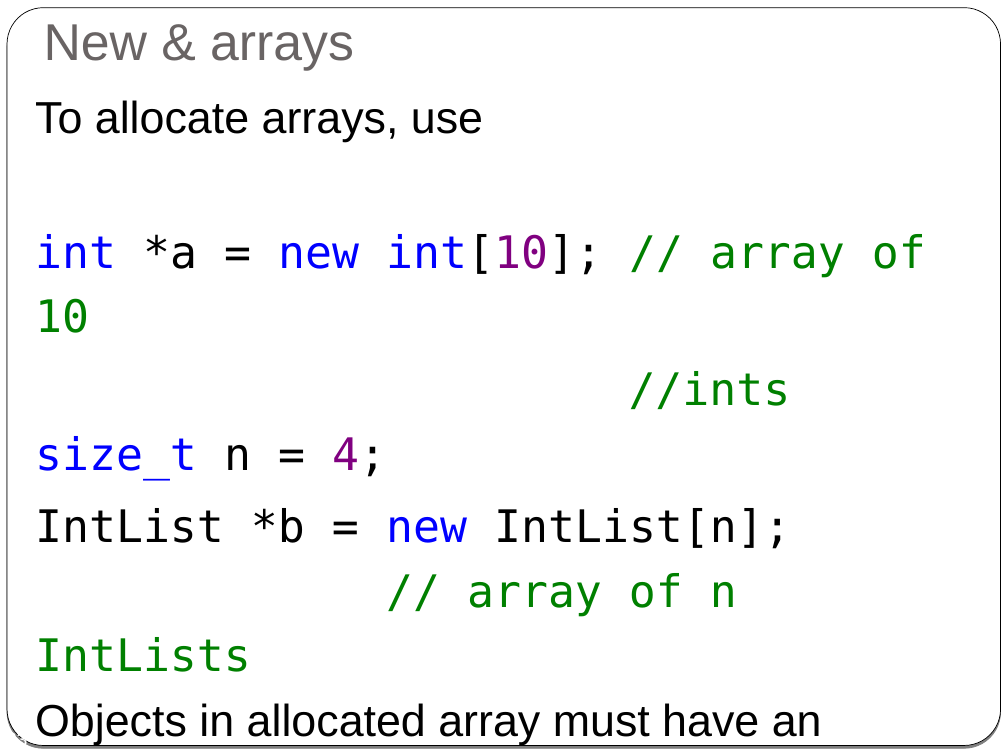
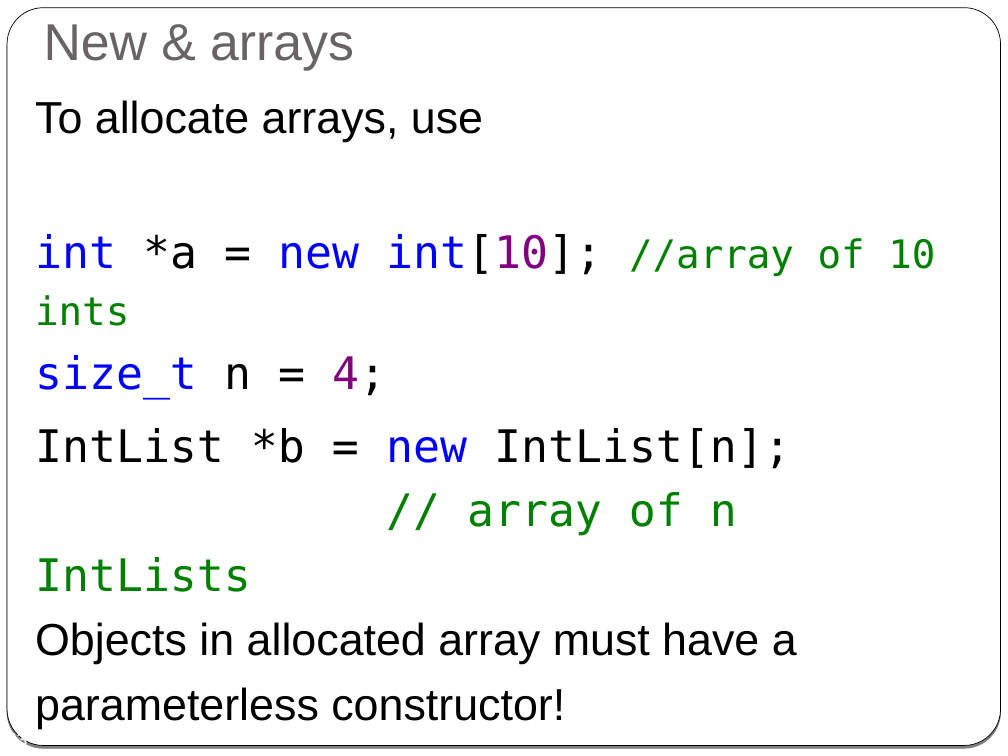
Before and after one commit to cpp-at-ariel/cpp-5778, a slide deck: slide 33 of week02-classes-constructors-destructors/slides-classes.odp. Drawn at 1008x756 pixels with LibreOffice and Linux fonts; fonts in the diff are those of the drawing. Boxes give left, top, right and bottom in pixels: in the first picture for what was removed or moved away, otherwise in the second. Text is boxed around its words. In the diff, an @@ line names an element or a change of style, - is before the commit and + after.

```diff
--- a/week02-classes-constructors-destructors/slides-classes.odp
+++ b/week02-classes-constructors-destructors/slides-classes.odp
@@ text at (x1=35, y1=234, x2=935, y2=729): text changed @@
-int *a = new int[10]; // array of 10
-//ints
-size_t n = 4;
-IntList *b = new IntList[n];
-// array of n IntLists
-Objects in allocated array must have an argument-less constructor!
+int *a = new int[10]; //array of 10 ints
+size_t n = 4;
+IntList *b = new IntList[n];
+// array of n IntLists
+Objects in allocated array must have a parameterless constructor!
```
Also in this commit, not shown: 6 other slides changed, 3 other files.
